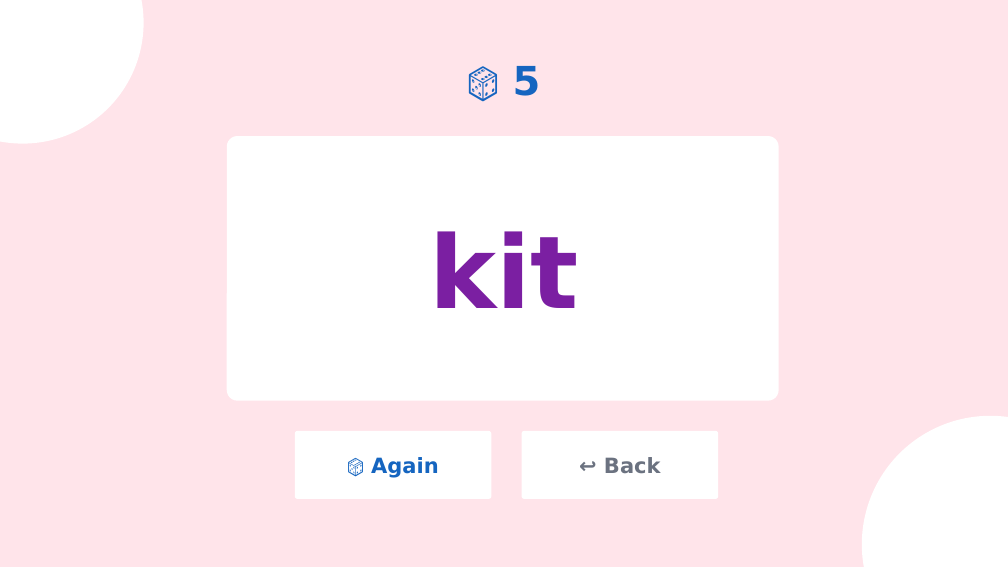
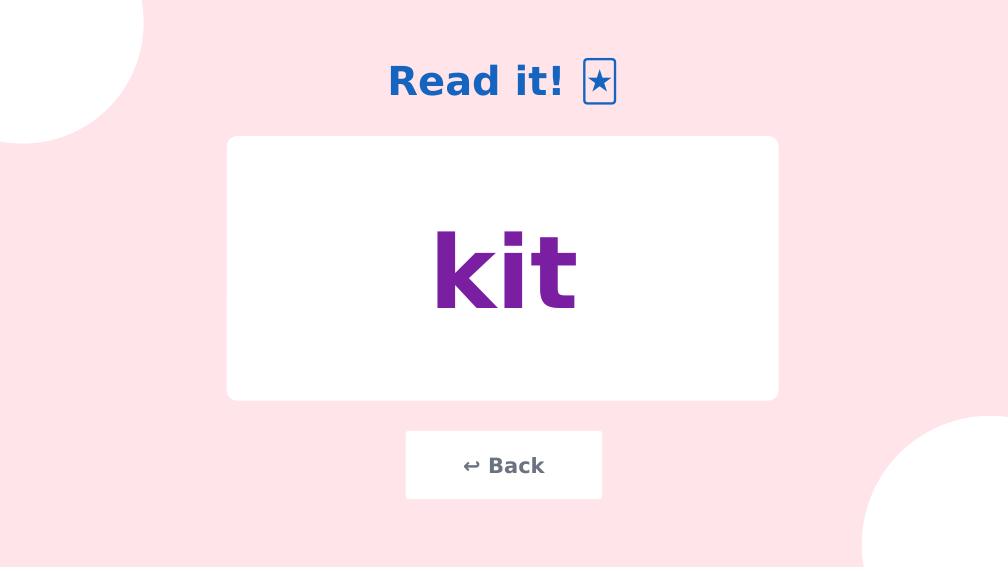
Before and after one commit to wowspeakschool-lang/classroom, a slide deck: slide 23 of builds/sm0/u0/Unit 0 Lesson 6.pptx. Drawn at 1008x567 pixels with LibreOffice and Linux fonts; fonts in the diff are those of the drawing. Boxes give left, top, right and bottom in pixels: in the first picture for what was removed or moved away, otherwise in the second. Text is boxed around its words. In the diff, an @@ line names an element or a change of style, - is before the commit and + after.

```diff
--- a/builds/sm0/u0/Unit 0 Lesson 6.pptx
+++ b/builds/sm0/u0/Unit 0 Lesson 6.pptx
@@ text at (387,64,566,96): text changed @@
-🎲 5
+Read it! 🃏
@@ rounded rectangle removed at (295,431,492,499) @@
-🎲 Again
@@ rounded rectangle "↩ Back": place and size @@
-rounded rectangle "↩ Back" at (522,431,718,499)
+rounded rectangle "↩ Back" at (406,431,603,499)
```
Also in this commit, not shown: 16 other slides changed, 1 slide added, 1 slide removed, 2 other files.
